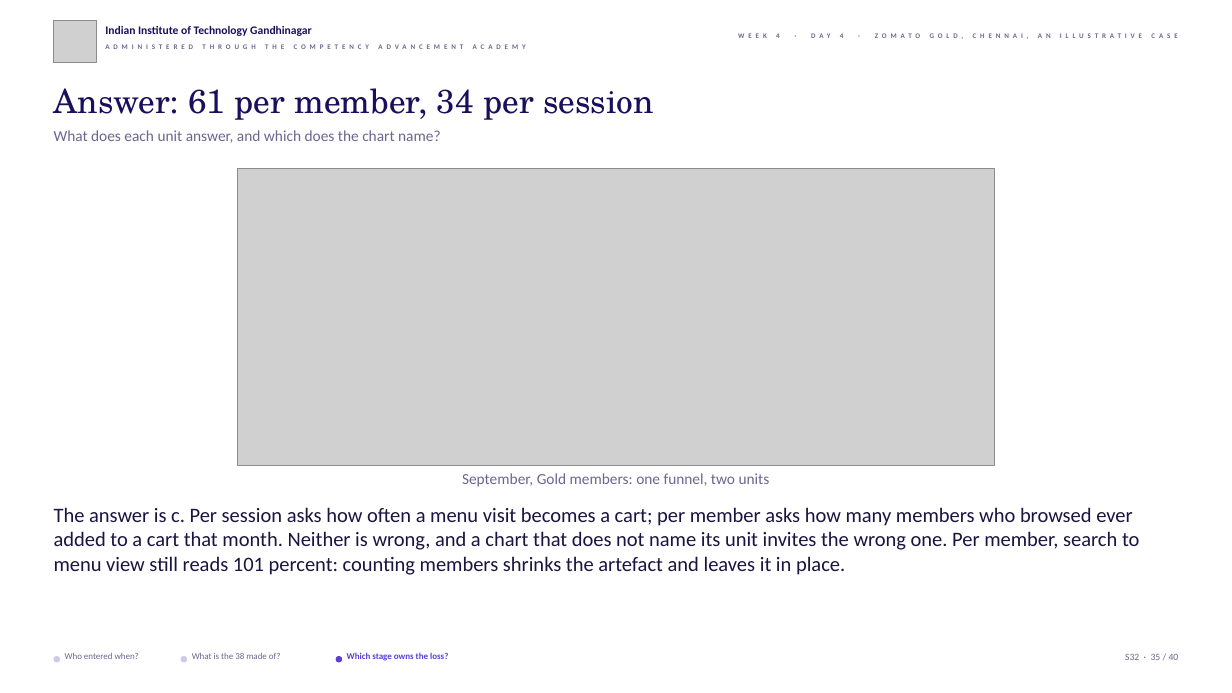
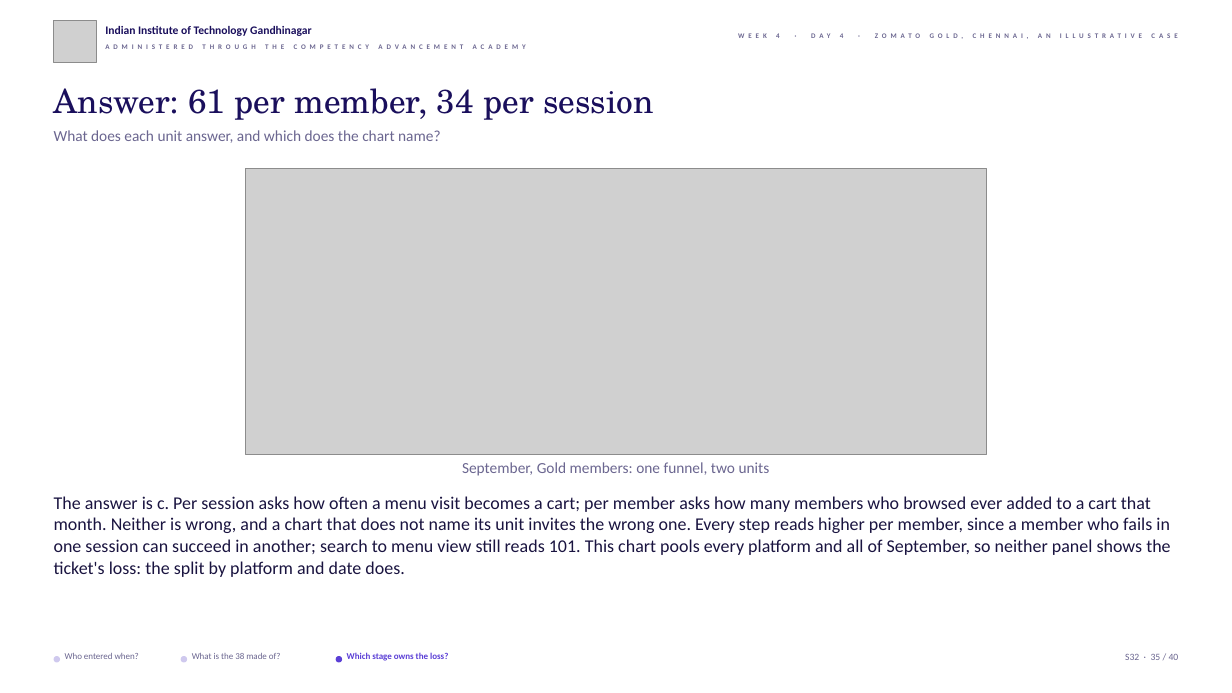
Before and after one commit to fde-academy-lab/c2-content-factory, a slide deck: slide 35 of content/W04/D4/slides/C2_W04_D04_half1_STUDENT.pptx. Drawn at 1232x693 pixels with LibreOffice and Linux fonts; fonts in the diff are those of the drawing; grey boxes stand for pictures; background and template pictures are left out. Boxes give left, top, right and bottom in pixels: in the first picture for what was removed or moved away, otherwise in the second. Text is boxed around its words. In the diff, an @@ line names an element or a change of style, - is before the commit and + after.

```diff
--- a/content/W04/D4/slides/C2_W04_D04_half1_STUDENT.pptx
+++ b/content/W04/D4/slides/C2_W04_D04_half1_STUDENT.pptx
@@ picture: place and size @@
-picture at bbox=[238, 168, 994, 465]
+picture at bbox=[245, 168, 986, 455]
@@ text "September, Gold members: one funnel, ...": place and size @@
-text "September, Gold members: one funnel, ..." at bbox=[462, 473, 770, 487]
+text "September, Gold members: one funnel, ..." at bbox=[462, 462, 770, 476]
@@ text at bbox=[54, 496, 1170, 577]: text changed; size 16 to 14 pt @@
-The answer is c. Per session asks how often a menu visit becomes a cart; per member asks how many members who browsed ever added to a cart that month. Neither is wrong, and a chart that does not name its unit invites the wrong one. Per member, search to menu view still reads 101 percent: counting members shrinks the artefact and leaves it in place.
+The answer is c. Per session asks how often a menu visit becomes a cart; per member asks how many members who browsed ever added to a cart that month. Neither is wrong, and a chart that does not name its unit invites the wrong one. Every step reads higher per member, since a member who fails in one session can succeed in another; search to menu view still reads 101. This chart pools every platform and all of September, so neither panel shows the ticket's loss: the split by platform and date does.
```
Also in this commit, not shown: 23 other slides changed, 5 other files.
